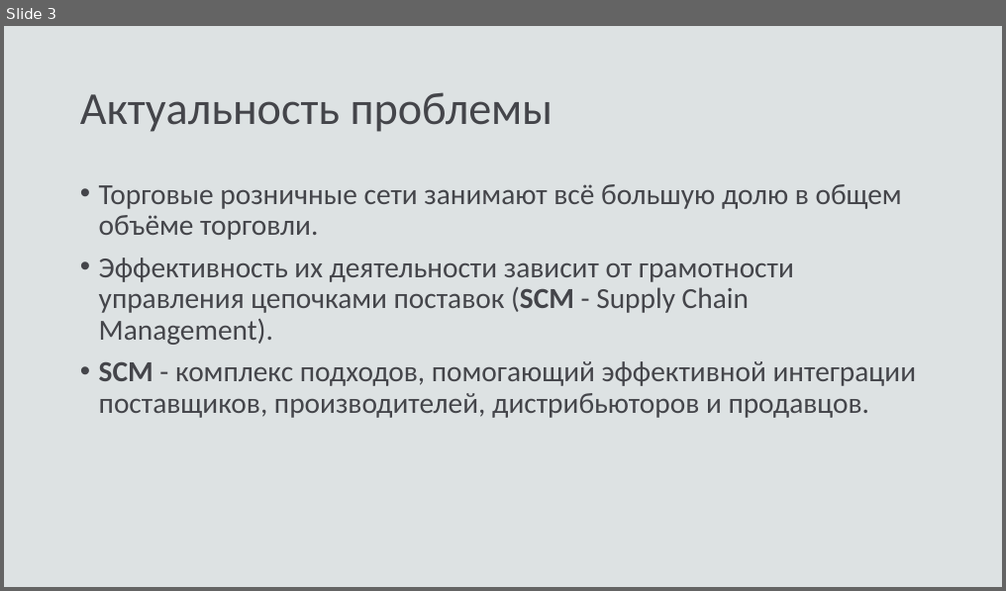
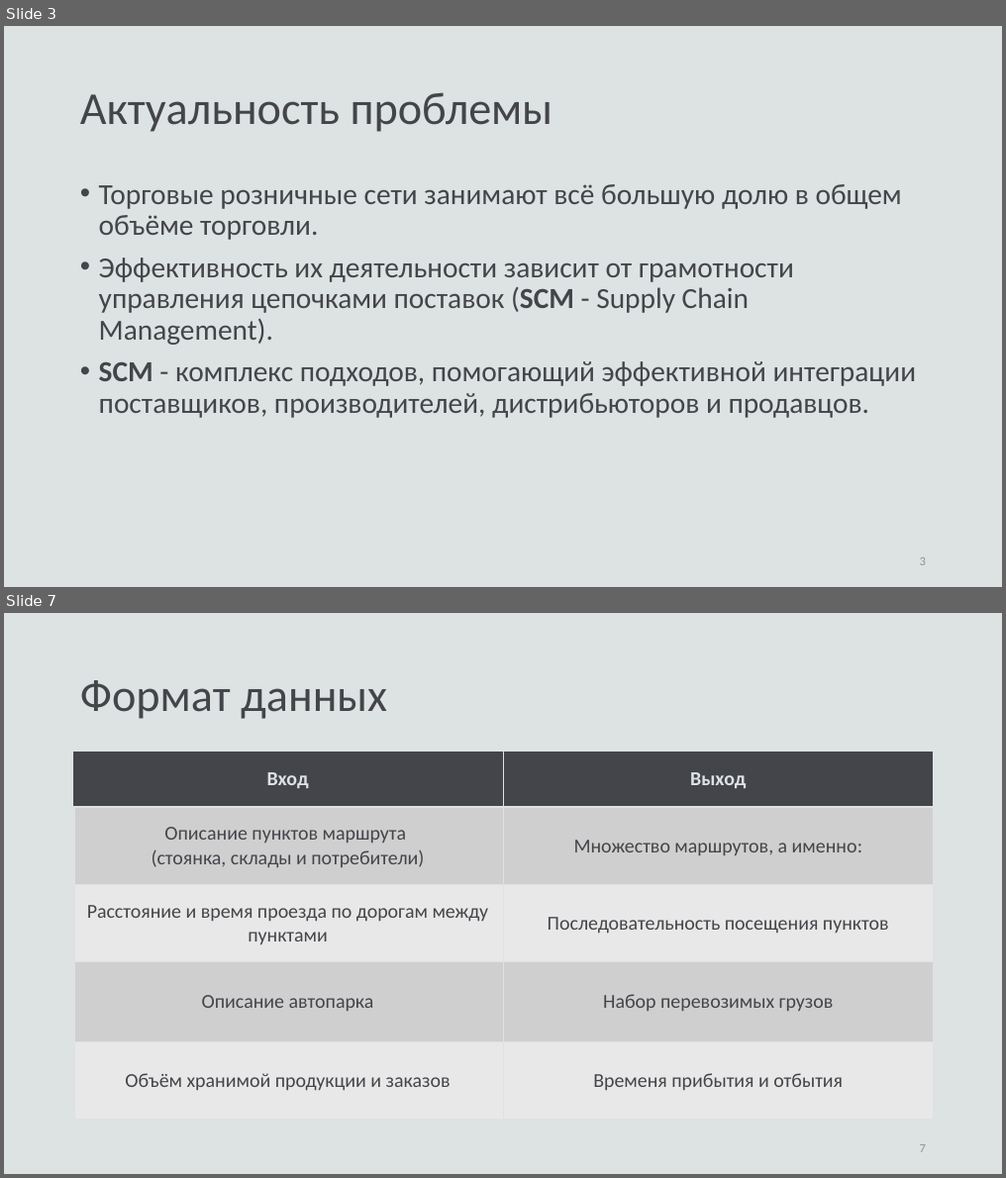
Before and after one commit to fairay/BachelorDiploma, a slide deck: presentation.pptx. Shown one above the other, each under a label of ours: slide 3 before the commit, slides 3 and 7 after it; the slides between them are not shown. The pictures are 1006x591 and 1006x1178 pixels, drawn with LibreOffice and Linux fonts; fonts in the diff are those of the drawing. Boxes give left, top, right and bottom in pixels: in the first picture for what was removed or moved away, otherwise in the second. Text is boxed around its words. In the diff, an @@ line names an element or a change of style, - is before the commit and + after.

```diff
--- a/presentation.pptx
+++ b/presentation.pptx
@@ slide 7 added at (x1=4, y1=613, x2=1002, y2=1174), background #DDE2E3 @@
@@ title added at (x1=80, y1=680, x2=387, y2=719), 44 pt, text #44454A @@
+Формат данных
@@ table added at (x1=73, y1=752, x2=934, y2=1120), 5 rows, 2 columns @@
+Вход | Выход
+Описание пунктов маршрута / (стоянка, склады и потребители) | Множество маршрутов, а именно:
+Расстояние и время проезда по дорогам между пунктами | Последовательность посещения пунктов
+Описание автопарка | Набор перевозимых грузов
+Объём хранимой продукции и заказов | Временя прибытия и отбытия
@@ page number added at (x1=920, y1=1145, x2=926, y2=1153), 12 pt, text #949496 @@
+7
@@ slide 3 changed as well @@
@@ page number added at (x1=920, y1=558, x2=926, y2=566), 12 pt, text #949496 @@
+3
```
Also in this commit, not shown: 2 other slides changed, 13 other slides added, 6 slides removed, 31 other files.
